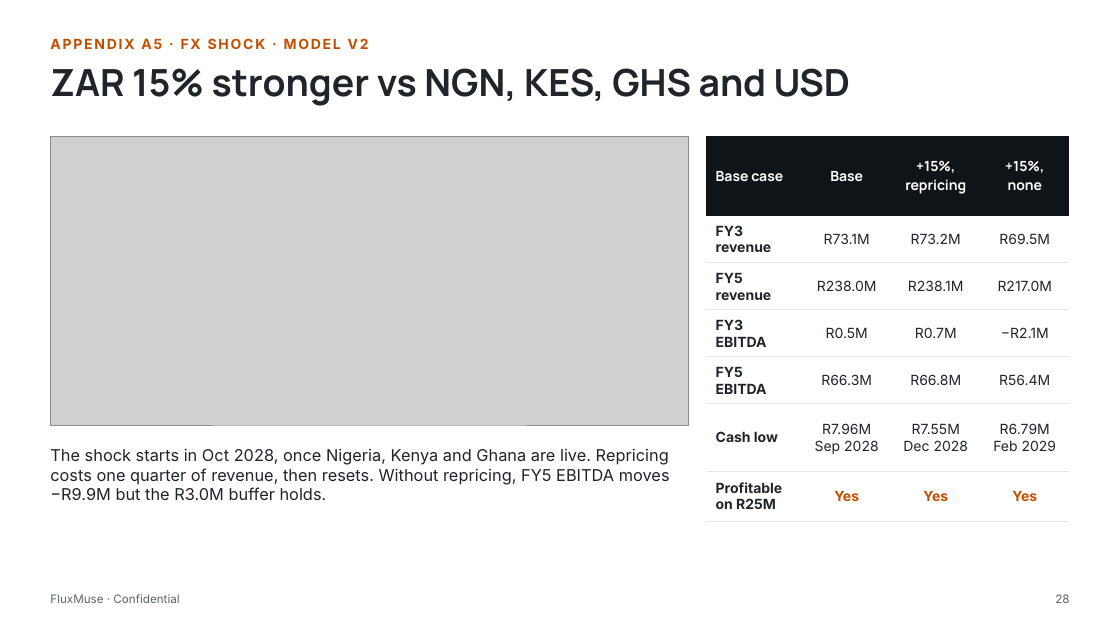
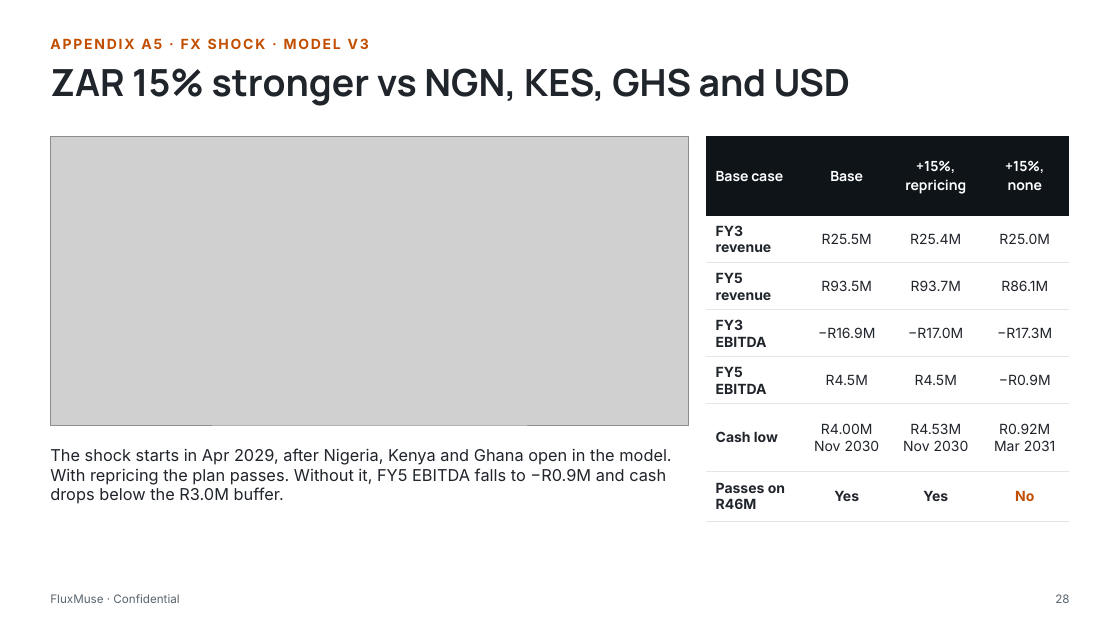
Before and after one commit to embizo/fluxmuse, a slide deck: slide 28 of docs/go-to-market/04_Investor_Pitch_Deck/FluxMuse_Investor_Pitch_Deck.pptx. Drawn at 1120x630 pixels with LibreOffice and Linux fonts; fonts in the diff are those of the drawing; grey boxes stand for pictures. Boxes give left, top, right and bottom in pixels: in the first picture for what was removed or moved away, otherwise in the second. Text is boxed around its words. In the diff, an @@ line names an element or a change of style, - is before the commit and + after.

```diff
--- a/docs/go-to-market/04_Investor_Pitch_Deck/FluxMuse_Investor_Pitch_Deck.pptx
+++ b/docs/go-to-market/04_Investor_Pitch_Deck/FluxMuse_Investor_Pitch_Deck.pptx
@@ text at <box>50,38,369,49</box>: text changed @@
-APPENDIX A5 · FX SHOCK · MODEL V2
+APPENDIX A5 · FX SHOCK · MODEL V3
@@ table at <box>706,136,1070,522</box> @@
-row 2: FY3 revenue | R73.1M | R73.2M | R69.5M
+row 2: FY3 revenue | R25.5M | R25.4M | R25.0M
-row 3: FY5 revenue | R238.0M | R238.1M | R217.0M
+row 3: FY5 revenue | R93.5M | R93.7M | R86.1M
-row 4: FY3 EBITDA | R0.5M | R0.7M | −R2.1M
+row 4: FY3 EBITDA | −R16.9M | −R17.0M | −R17.3M
-row 5: FY5 EBITDA | R66.3M | R66.8M | R56.4M
+row 5: FY5 EBITDA | R4.5M | R4.5M | −R0.9M
-row 6: Cash low | R7.96M Sep 2028 | R7.55M Dec 2028 | R6.79M Feb 2029
+row 6: Cash low | R4.00M Nov 2030 | R4.53M Nov 2030 | R0.92M Mar 2031
-row 7, column 1: Profitable on R25M
+row 7, column 1: Passes on R46M
-row 7, column 4: Yes
+row 7, column 4: No
@@ text colour #C24E00 to #20242B in "Yes", "Yes" @@
@@ text at <box>50,448,671,504</box>: text changed @@
-The shock starts in Oct 2028, once Nigeria, Kenya and Ghana are live. Repricing costs one quarter of revenue, then resets. Without repricing, FY5 EBITDA moves −R9.9M but the R3.0M buffer holds.
+The shock starts in Apr 2029, after Nigeria, Kenya and Ghana open in the model. With repricing the plan passes. Without it, FY5 EBITDA falls to −R0.9M and cash drops below the R3.0M buffer.
```
Also in this commit, not shown: 29 other slides changed, 15 other files.
